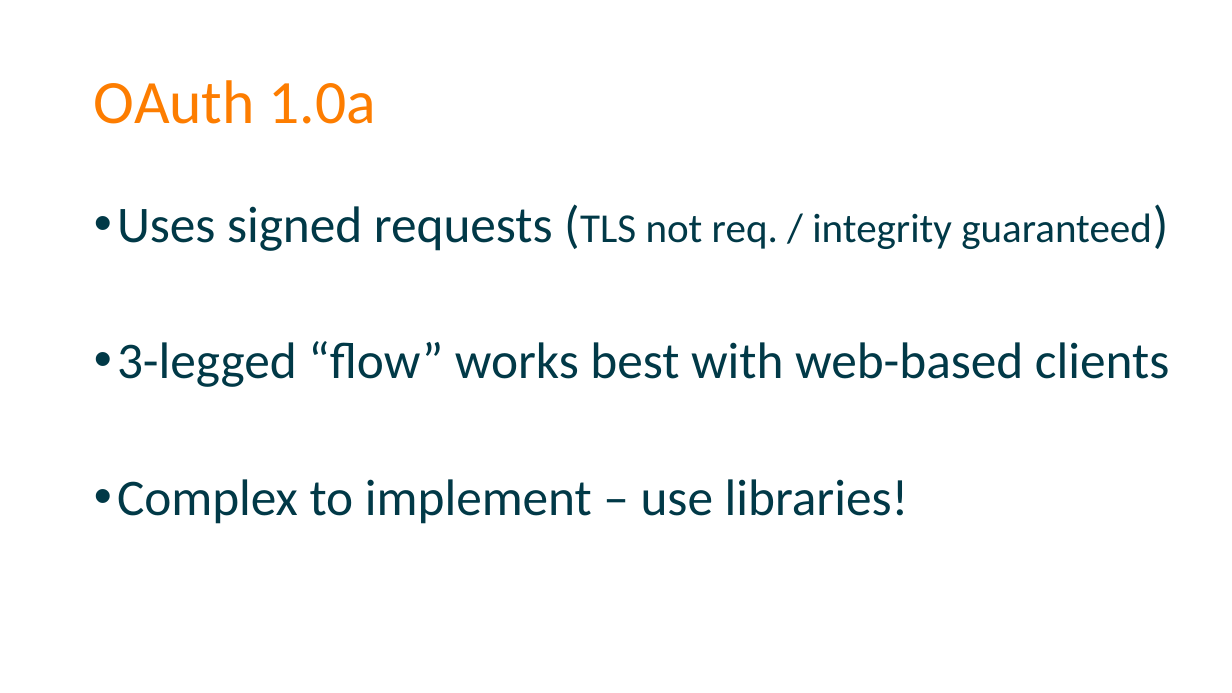
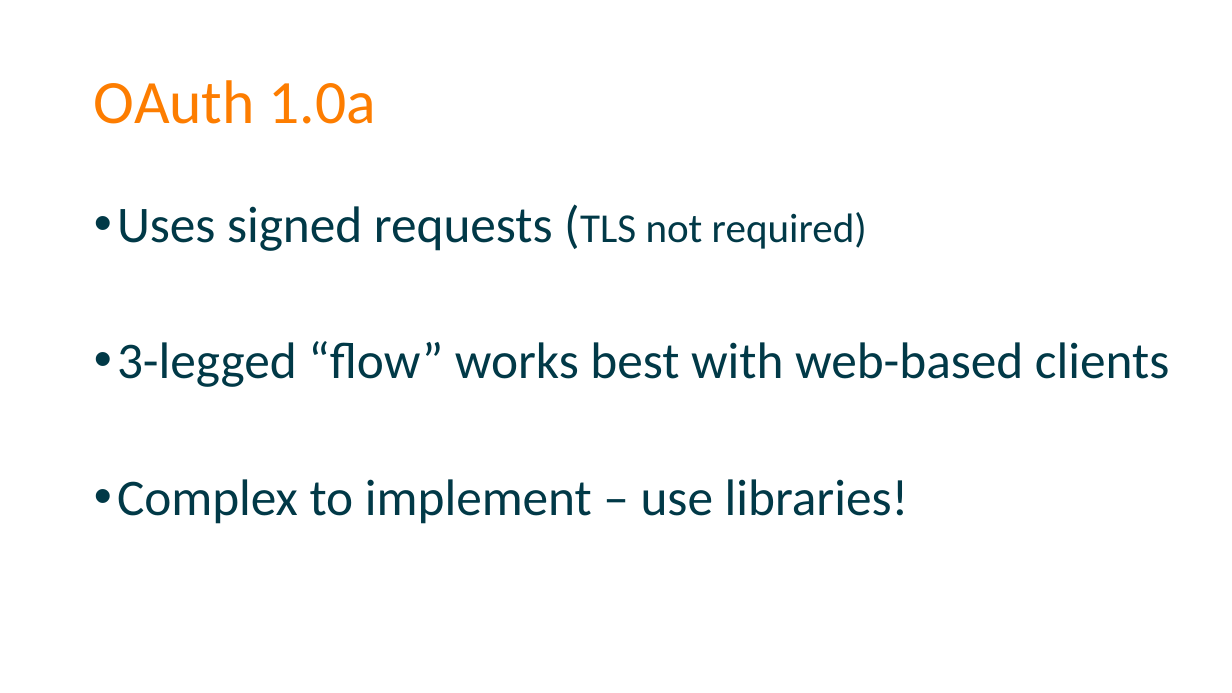
Before and after one commit to spetryjohnson/Securing-Your-API-Endpoints---StirTrek-2016, a slide deck: slide 51 of Securing Your API Endpoints - CodeMash 2016.pptx. Drawn at 1232x693 pixels with LibreOffice and Linux fonts; fonts in the diff are those of the drawing. Boxes give left, top, right and bottom in pixels: in the first picture for what was removed or moved away, otherwise in the second. Text is boxed around its words. In the diff, an @@ line names an element or a change of style, - is before the commit and + after.

```diff
--- a/Securing Your API Endpoints - CodeMash 2016.pptx
+++ b/Securing Your API Endpoints - CodeMash 2016.pptx
@@ text at (x1=117, y1=206, x2=867, y2=251): text changed; size 32 to 40 pt @@
-• Uses signed requests (TLS not req. / integrity guaranteed)
+• Uses signed requests (TLS not required)
```
Also in this commit, not shown: 1 other slide changed.
